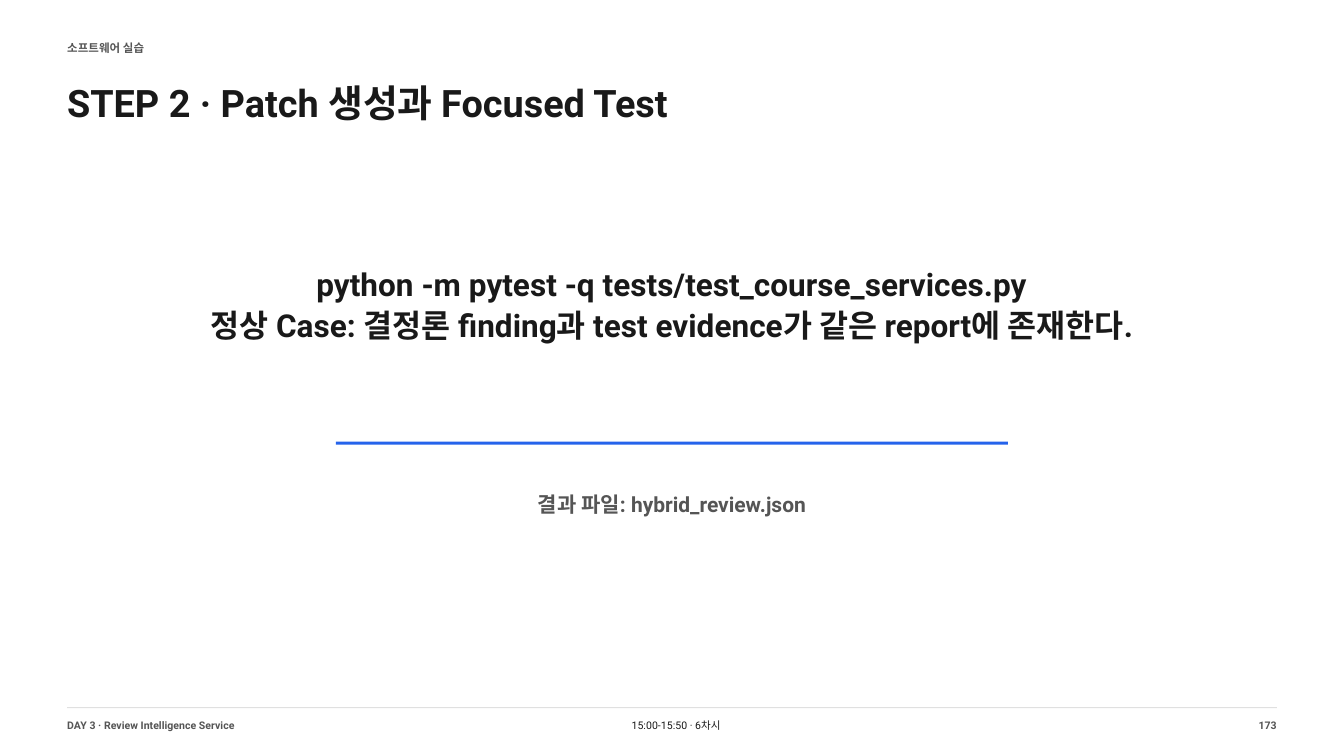
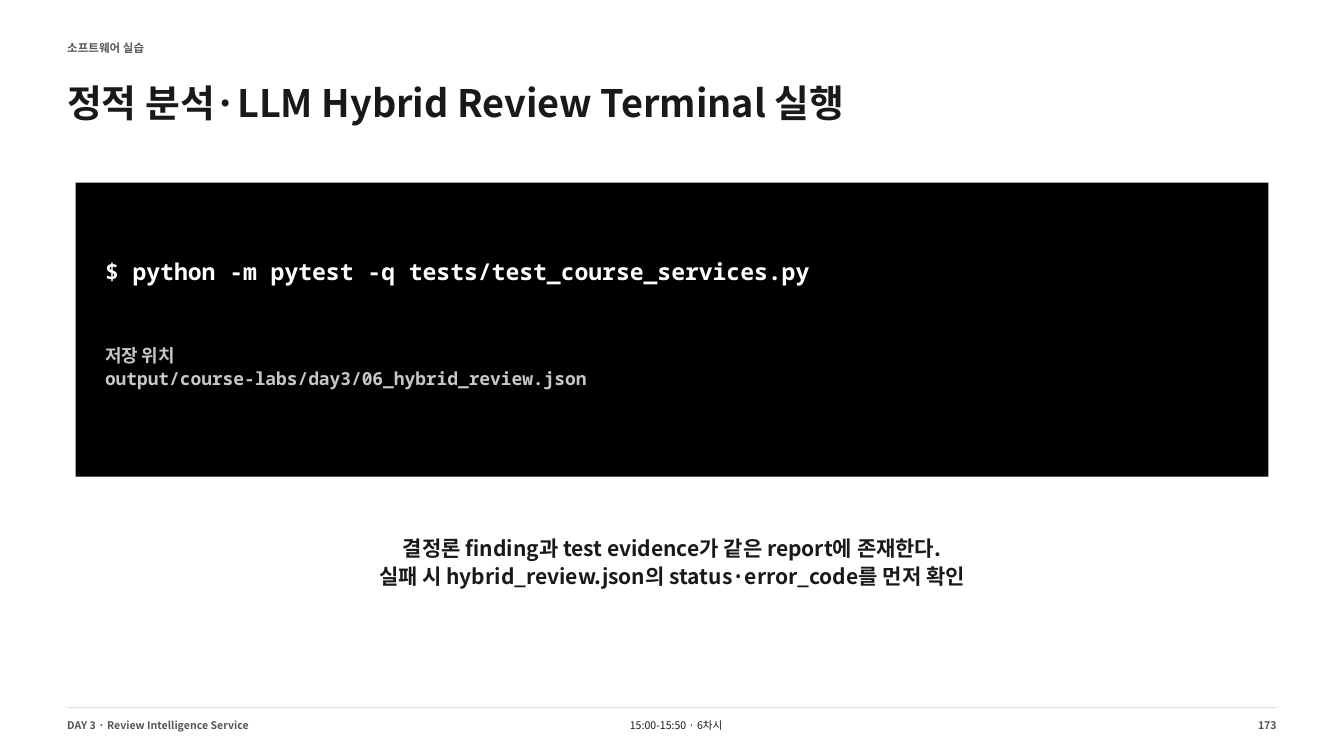
Before and after one commit to smilesjcha/llm-agent-and-workflow-automation, a slide deck: slide 173 of slides/IPA_LLM_Agent_업무자동화_Day3_DRAFT_240p.pptx. Drawn at 1344x756 pixels with LibreOffice and Linux fonts; fonts in the diff are those of the drawing. Boxes give left, top, right and bottom in pixels: in the first picture for what was removed or moved away, otherwise in the second. Text is boxed around its words. In the diff, an @@ line names an element or a change of style, - is before the commit and + after.

```diff
--- a/slides/IPA_LLM_Agent_업무자동화_Day3_DRAFT_240p.pptx
+++ b/slides/IPA_LLM_Agent_업무자동화_Day3_DRAFT_240p.pptx
@@ text at <box>67,85,845,126</box>: text changed; font Roboto to Noto Sans CJK KR @@
-STEP 2 · Patch 생성과 Focused Test
+정적 분석·LLM Hybrid Review Terminal 실행
@@ rectangle added at <box>76,182,1268,477</box>, fill #000000 @@
@@ text at <box>133,262,810,286</box>: text changed; size 22.5 to 16.5 pt; font Roboto to Noto Sans Mono; text colour #191919 to #FFFFFF @@
-python -m pytest -q tests/test_course_services.py
-정상 Case: 결정론 finding과 test evidence가 같은 report에 존재한다.
+$ python -m pytest -q tests/test_course_services.py
@@ text at <box>105,347,587,390</box>: text changed; size 15 to 12.8 pt; font Roboto to Noto Sans Mono; text colour #555555 to #C7C7C7 @@
-결과 파일: hybrid_review.json
+저장 위치
+output/course-labs/day3/06_hybrid_review.json
@@ line removed from (336, 444) to (1008, 444) @@
@@ text added at <box>379,538,965,589</box>, 15 pt, text #191919, bold @@
+결정론 finding과 test evidence가 같은 report에 존재한다.
+실패 시 hybrid_review.json의 status·error_code를 먼저 확인
@@ font Roboto to Noto Sans CJK KR in 3 elements at <box>67,720,249,732</box>, <box>630,720,722,730</box>, <box>1258,721,1277,729</box> @@
```
Also in this commit, not shown: 219 other slides changed, 20 slides added, 20 slides removed, 13 other files.
